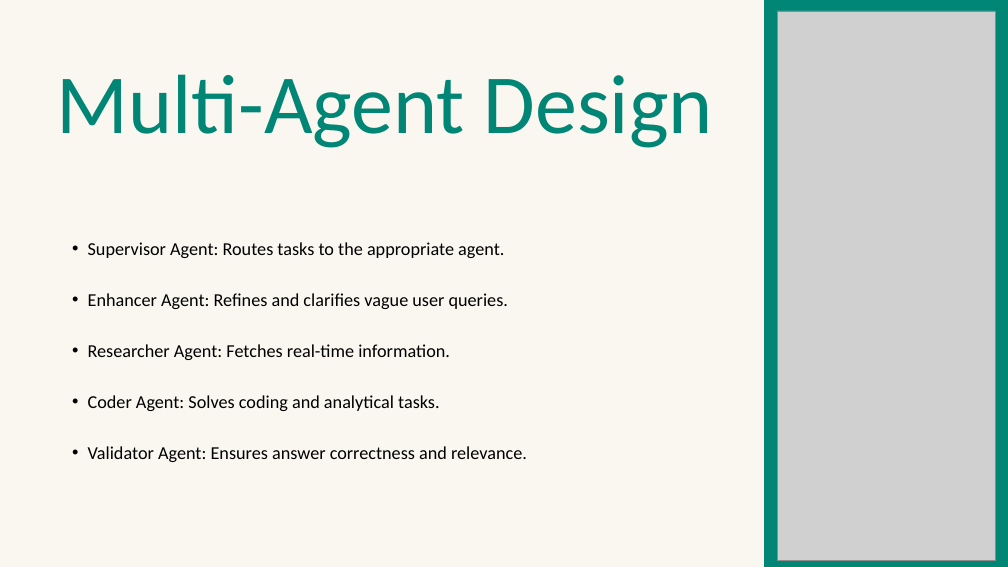
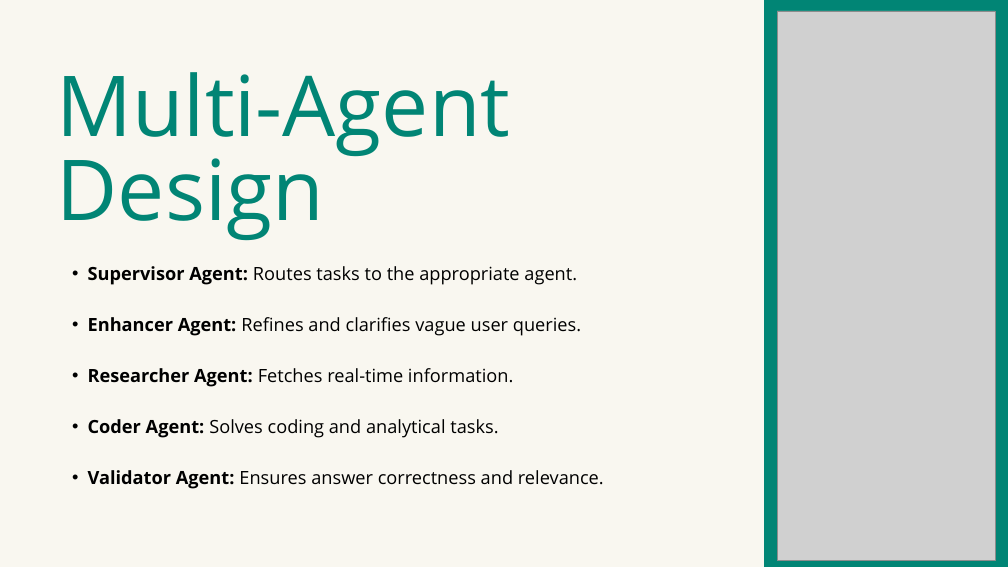
Before and after one commit to YASHBRO/GenAi-Final-Project, a slide deck: slide 4 of Multi-Agent Chatbot.pptx. Drawn at 1008x567 pixels with LibreOffice and Linux fonts; fonts in the diff are those of the drawing; grey boxes stand for pictures. Boxes give left, top, right and bottom in pixels: in the first picture for what was removed or moved away, otherwise in the second. Text is boxed around its words. In the diff, an @@ line names an element or a change of style, - is before the commit and + after.

```diff
--- a/Multi-Agent Chatbot.pptx
+++ b/Multi-Agent Chatbot.pptx
@@ text "Multi-Agent Design" at bbox=[57, 72, 510, 241]: font Calibri to Open Sans @@
@@ text "Supervisor Agent: Routes tasks to ...": place and size @@
-text "Supervisor Agent: Routes tasks to ..." at bbox=[88, 242, 527, 462]
+text "Supervisor Agent: Routes tasks to ..." at bbox=[88, 266, 604, 489]
@@ text "Supervisor Agent: Routes tasks to ..." at bbox=[88, 266, 604, 489]: font Calibri to Open Sans; bold on in "Supervisor Agent:", "Enhancer Agent:", "Researcher Agent:", "Coder Agent:" and 1 more places @@
```
Also in this commit, not shown: 7 other slides changed.
